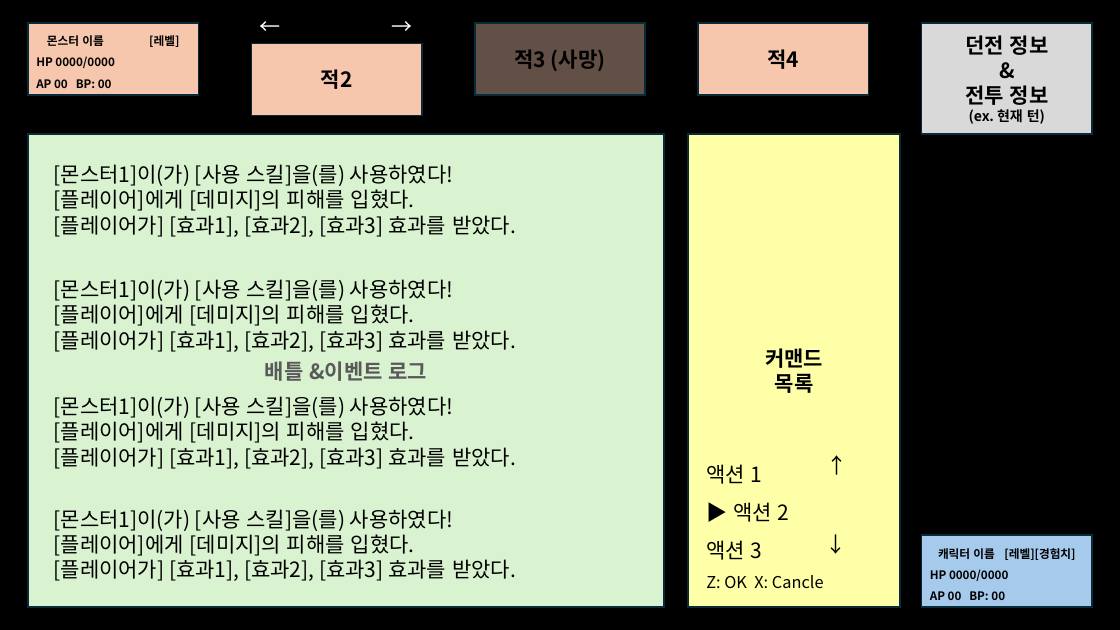
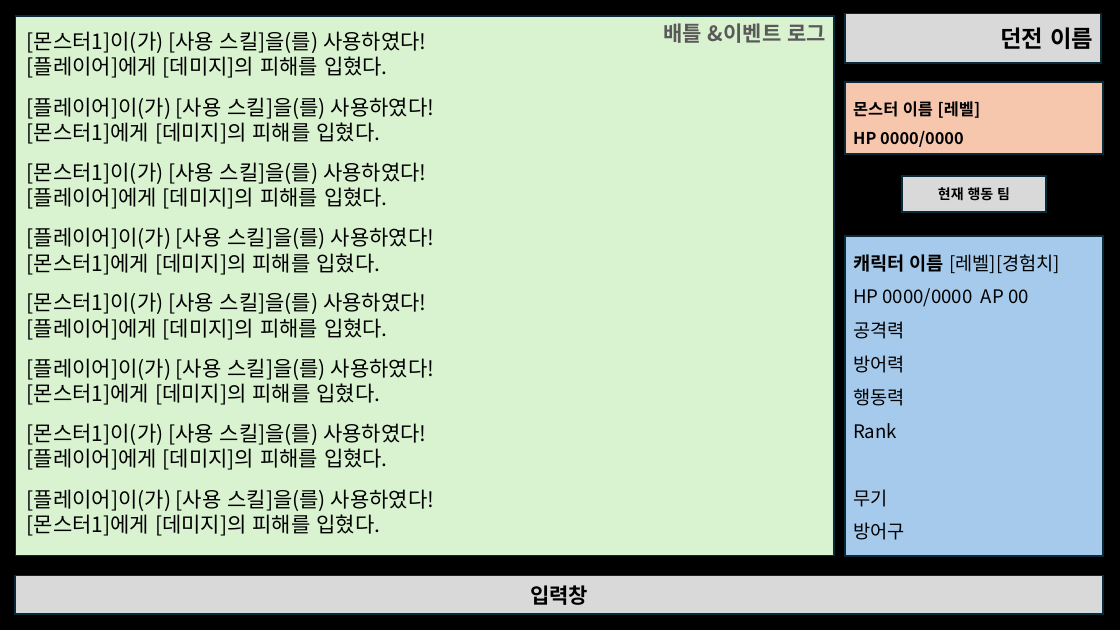
Before and after one commit to lsu0503/TextRPG_TeamProject2nd, a slide deck: slide 8 of Documents/TextRPG_와이어프레임.pptx. Drawn at 1120x630 pixels with LibreOffice and Linux fonts; fonts in the diff are those of the drawing. Boxes give left, top, right and bottom in pixels: in the first picture for what was removed or moved away, otherwise in the second. Text is boxed around its words. In the diff, an @@ line names an element or a change of style, - is before the commit and + after.

```diff
--- a/Documents/TextRPG_와이어프레임.pptx
+++ b/Documents/TextRPG_와이어프레임.pptx
@@ rectangle "배틀 &이벤트 로그": place and size @@
-rectangle "배틀 &이벤트 로그" at (28,134,664,607)
+rectangle "배틀 &이벤트 로그" at (15,16,834,555)
@@ rectangle "배틀 &이벤트 로그" at (15,16,834,555): alignment centre to right; vertical alignment middle to top @@
@@ text "[몬스터1]이(가) [사용 스킬]을(를) 사용하였다!": place and size @@
-text "[몬스터1]이(가) [사용 스킬]을(를) 사용하였다!" at (54,164,516,237)
+text "[몬스터1]이(가) [사용 스킬]을(를) 사용하였다!" at (27,31,426,78)
@@ text removed at (251,9,289,43) @@
-←
@@ text removed at (384,9,421,43) @@
-→
@@ rectangle removed at (475,23,645,95) @@
-적3 (사망)
@@ rectangle removed at (698,23,869,95) @@
-적4
@@ rectangle added at (845,13,1102,63), fill #D9D9D9, outline #092A39 1.5 pt, 20 pt, text #000000, bold @@
+던전 이름
@@ rectangle removed at (251,44,422,116) @@
-적2
@@ text in rectangle at (36,79,112,88): paragraph removed @@
-AP 00 BP: 00
@@ rectangle "몬스터 이름 [레벨]": place and size @@
-rectangle "몬스터 이름 [레벨]" at (28,23,198,95)
+rectangle "몬스터 이름 [레벨]" at (845,82,1103,155)
@@ rectangle "몬스터 이름 [레벨]" at (845,82,1103,155): size 10 to 14 pt; alignment centre to left @@
@@ text at (27,97,434,144): text changed @@
-[몬스터1]이(가) [사용 스킬]을(를) 사용하였다!
-[플레이어]에게 [데미지]의 피해를 입혔다.
-[플레이어가] [효과1], [효과2], [효과3] 효과를 받았다.
+[플레이어]이(가) [사용 스킬]을(를) 사용하였다!
+[몬스터1]에게 [데미지]의 피해를 입혔다.
@@ rectangle removed at (688,134,901,607) @@
-커맨드
-목록
@@ text added at (27,162,426,209), 18 pt, text #000000 @@
+[몬스터1]이(가) [사용 스킬]을(를) 사용하였다!
+[플레이어]에게 [데미지]의 피해를 입혔다.
@@ rectangle "현재 행동 팀": place and size @@
-rectangle "현재 행동 팀" at (922,23,1092,134)
+rectangle "현재 행동 팀" at (902,176,1047,212)
@@ text in rectangle at (938,187,1010,200): text changed; size 18 to 12 pt @@
-던전 정보
-&
-전투 정보
-(ex. 현재 턴)
+현재 행동 팀
@@ text added at (27,227,434,275), 18 pt, text #000000 @@
+[플레이어]이(가) [사용 스킬]을(를) 사용하였다!
+[몬스터1]에게 [데미지]의 피해를 입혔다.
@@ text at (54,215,516,237): paragraph removed @@
-[플레이어가] [효과1], [효과2], [효과3] 효과를 받았다.
@@ rectangle "캐릭터 이름 [레벨][경험치]": place and size @@
-rectangle "캐릭터 이름 [레벨][경험치]" at (922,535,1092,607)
+rectangle "캐릭터 이름 [레벨][경험치]" at (845,236,1103,555)
@@ rectangle "캐릭터 이름 [레벨][경험치]" at (845,236,1103,555): vertical alignment middle to top @@
@@ text in rectangle at (853,254,1060,273): size 10 to 16 pt in "캐릭터 이름 [레벨][경험치]"; bold off in "[레벨][경험치]"; alignment centre to left @@
@@ text added at (27,292,426,340), 18 pt, text #000000 @@
+[몬스터1]이(가) [사용 스킬]을(를) 사용하였다!
+[플레이어]에게 [데미지]의 피해를 입혔다.
@@ text in rectangle at (853,288,1029,540): text changed; size 10 to 16 pt; bold off @@
-HP 0000/0000
-AP 00 BP: 00
+HP 0000/0000 AP 00
+공격력
+방어력
+행동력
+Rank
+무기
+방어구
@@ text added at (27,358,434,405), 18 pt, text #000000 @@
+[플레이어]이(가) [사용 스킬]을(를) 사용하였다!
+[몬스터1]에게 [데미지]의 피해를 입혔다.
@@ text "[몬스터1]이(가) [사용 스킬]을(를) 사용하였다!": place and size @@
-text "[몬스터1]이(가) [사용 스킬]을(를) 사용하였다!" at (54,396,516,469)
+text "[몬스터1]이(가) [사용 스킬]을(를) 사용하였다!" at (27,423,426,470)
@@ text at (54,447,516,469): paragraph removed @@
-[플레이어가] [효과1], [효과2], [효과3] 효과를 받았다.
@@ text removed at (818,449,856,482) @@
-↑
@@ text removed at (706,464,824,588) @@
-액션 1
-▶ 액션 2
-액션 3
-Z: OK X: Cancle
@@ text at (27,489,434,536): text changed @@
-[몬스터1]이(가) [사용 스킬]을(를) 사용하였다!
-[플레이어]에게 [데미지]의 피해를 입혔다.
-[플레이어가] [효과1], [효과2], [효과3] 효과를 받았다.
+[플레이어]이(가) [사용 스킬]을(를) 사용하였다!
+[몬스터1]에게 [데미지]의 피해를 입혔다.
@@ text removed at (818,528,855,561) @@
-↓
@@ rectangle added at (15,576,1103,614), fill #D9D9D9, outline #092A39 1.5 pt, 18 pt, text #000000, bold @@
+입력창
```
Also in this commit, not shown: 4 other slides changed, 5 slides removed, 1 other file.
